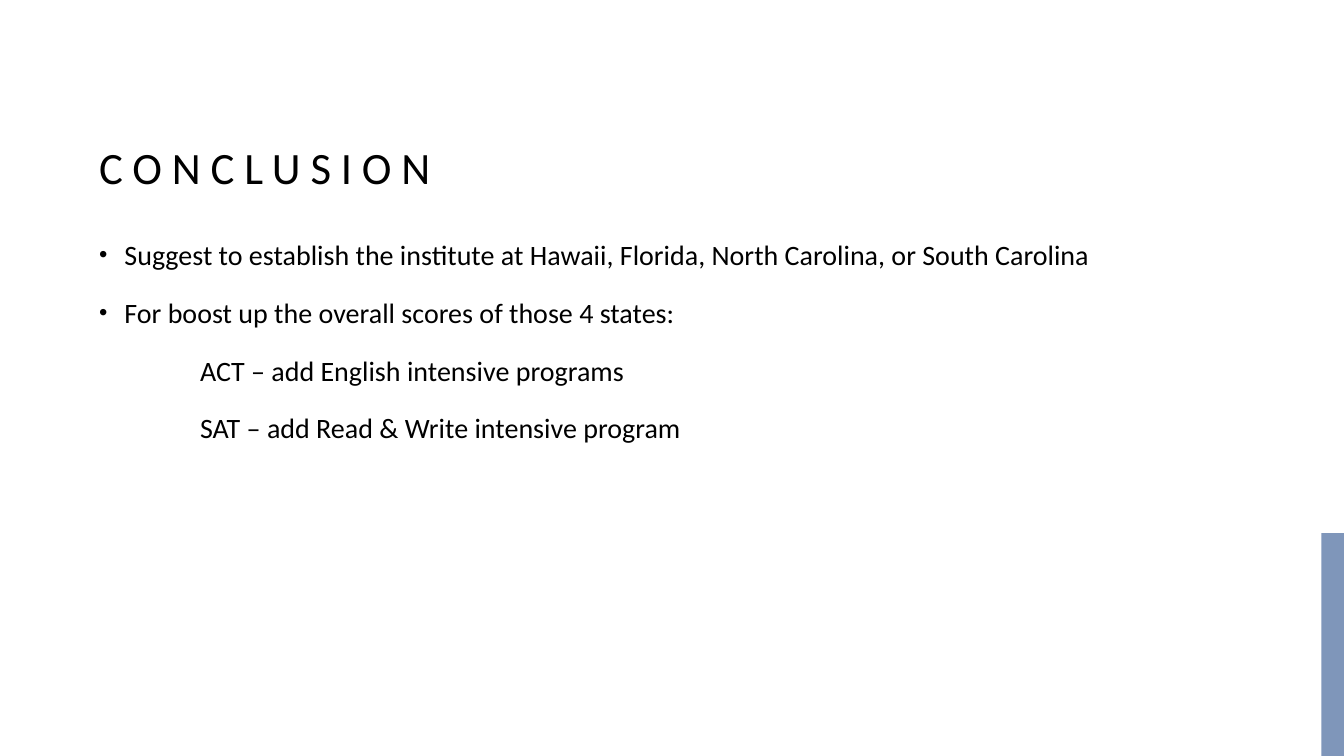
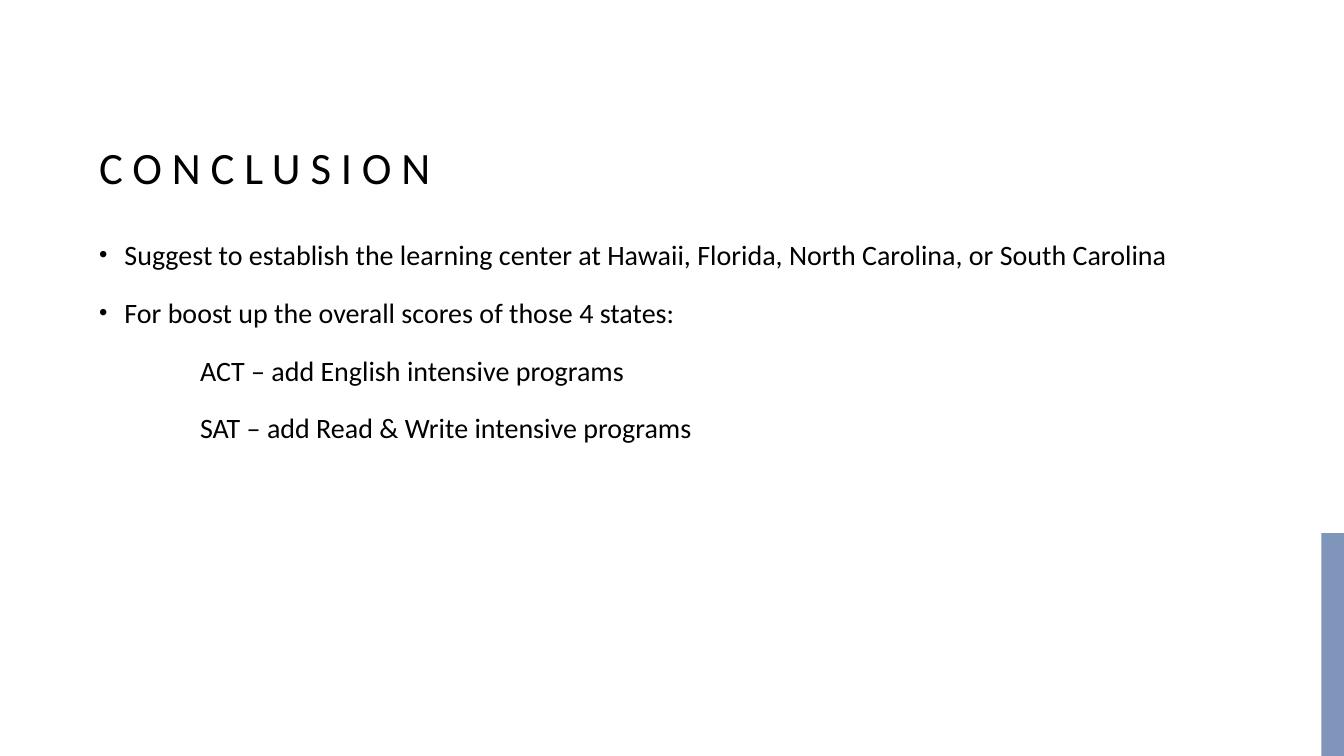
Before and after one commit to auttwitter/standardized-test-analysis, a slide deck: slide 6 of backup/Standardized Test Analysis.pptx. Drawn at 1344x756 pixels with LibreOffice and Linux fonts; fonts in the diff are those of the drawing; background and template pictures are left out. Boxes give left, top, right and bottom in pixels: in the first picture for what was removed or moved away, otherwise in the second. Text is boxed around its words. In the diff, an @@ line names an element or a change of style, - is before the commit and + after.

Commit message:
updated slide and correct typo

```diff
--- a/backup/Standardized Test Analysis.pptx
+++ b/backup/Standardized Test Analysis.pptx
@@ text at [124,245,1166,270]: text changed @@
-• Suggest to establish the institute at Hawaii, Florida, North Carolina, or South Carolina
+• Suggest to establish the learning center at Hawaii, Florida, North Carolina, or South Carolina
@@ text at [200,418,691,443]: text changed @@
-SAT – add Read & Write intensive program
+SAT – add Read & Write intensive programs
```
Also in this commit, not shown: 1 other slide changed, 1 slide added, 1 slide removed, 3 other files.
